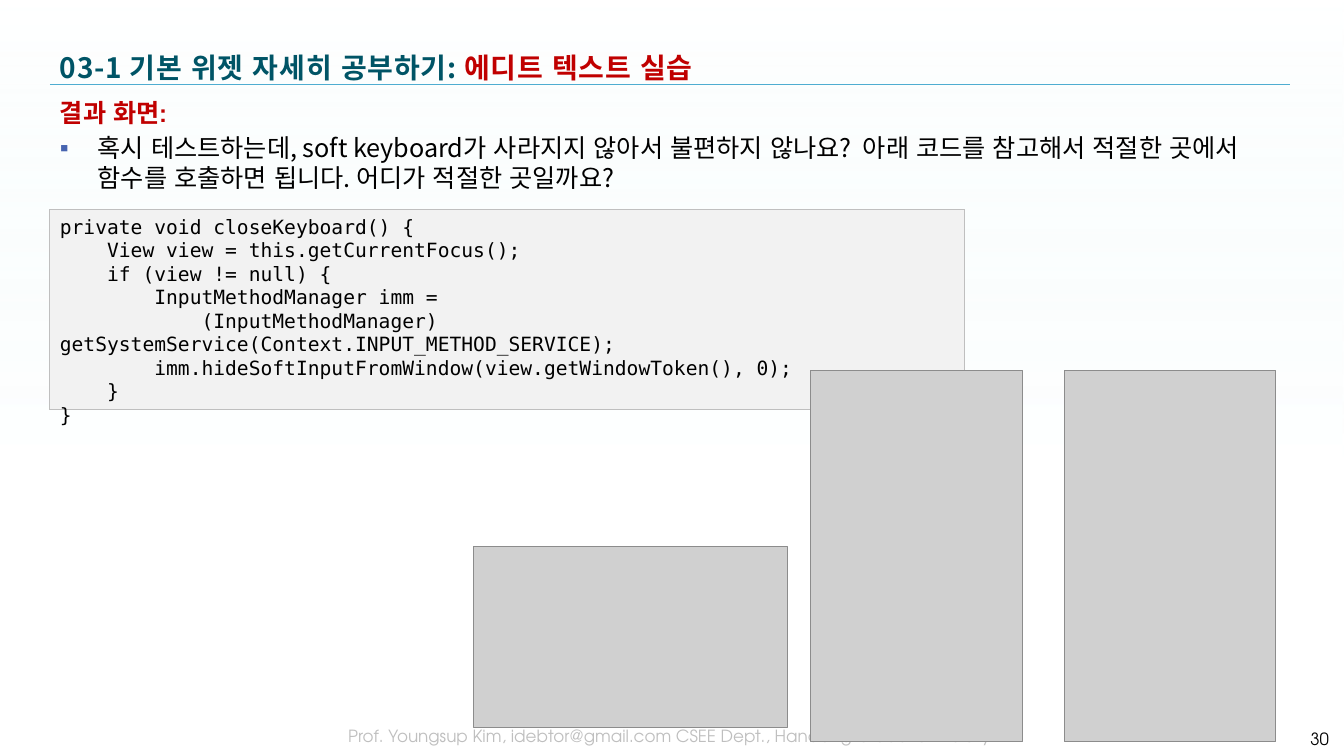
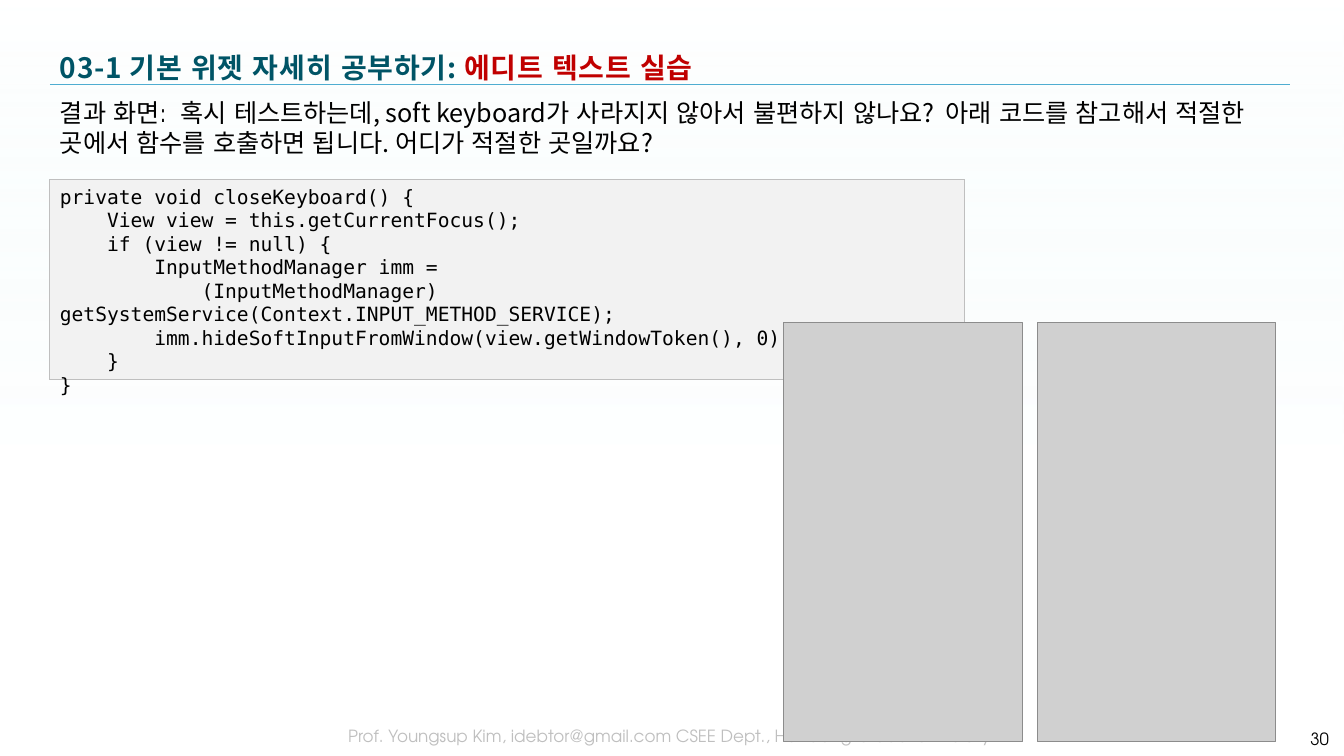
Before and after one commit to tae7841/HuStarAS, a slide deck: slide 30 of ppts/03Widget.pptx. Drawn at 1344x756 pixels with LibreOffice and Linux fonts; fonts in the diff are those of the drawing; grey boxes stand for pictures; background and template pictures are left out. Boxes give left, top, right and bottom in pixels: in the first picture for what was removed or moved away, otherwise in the second. Text is boxed around its words. In the diff, an @@ line names an element or a change of style, - is before the commit and + after.

```diff
--- a/ppts/03Widget.pptx
+++ b/ppts/03Widget.pptx
@@ text at (x1=60, y1=100, x2=1246, y2=154): text changed @@
-결과 화면:
-▪ 혹시 테스트하는데, soft keyboard가 사라지지 않아서 불편하지 않나요? 아래 코드를 참고해서 적절한 곳에서 함수를 호출하면 됩니다. 어디가 적절한 곳일까요?
+결과 화면: 혹시 테스트하는데, soft keyboard가 사라지지 않아서 불편하지 않나요? 아래 코드를 참고해서 적절한 곳에서 함수를 호출하면 됩니다. 어디가 적절한 곳일까요?
@@ rectangle "private void closeKeyboard() {" moved from (x1=50, y1=210, x2=965, y2=410) to (x1=50, y1=179, x2=965, y2=380) @@
@@ picture resized from (x1=811, y1=370, x2=1023, y2=742) to (x1=783, y1=323, x2=1023, y2=742) @@
@@ picture resized from (x1=1065, y1=370, x2=1276, y2=742) to (x1=1037, y1=323, x2=1276, y2=742) @@
@@ picture removed at (x1=474, y1=546, x2=787, y2=728) @@
```
Also in this commit, not shown: 21 other slides changed, 3 slides added, 1 slide removed, 3 other files.
